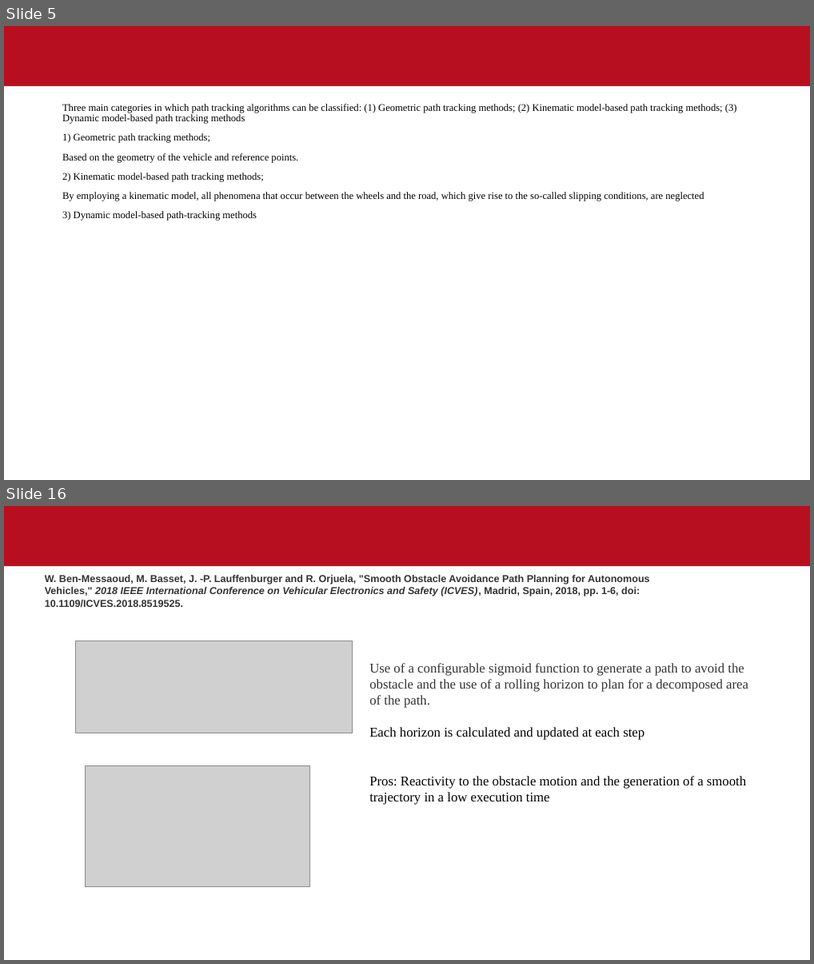
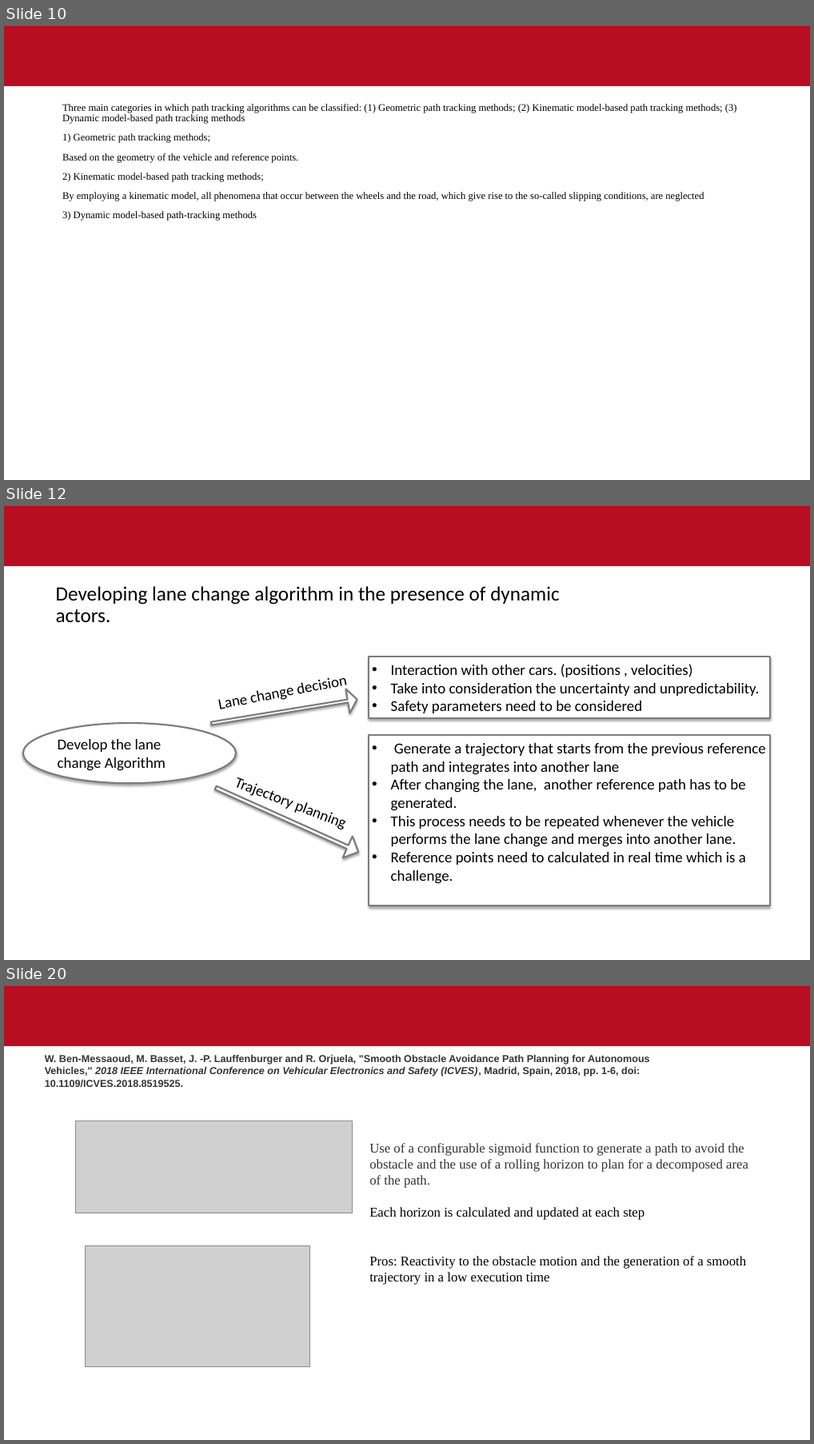
Before and after one commit to sandeepsulake96/Highway-motion-planning-using-artificial-potential-fields-with-environment-uncertainities, a slide deck: Thesis_outline.pptx. Shown one above the other, each under a label of ours: slides 5 and 16 before the commit, slides 10, 12 and 20 after it; the slides between them are not shown. The pictures are 814x964 and 814x1444 pixels, drawn with LibreOffice and Linux fonts; fonts in the diff are those of the drawing; grey boxes stand for pictures; background and template pictures are left out. Boxes give left, top, right and bottom in pixels: in the first picture for what was removed or moved away, otherwise in the second. Text is boxed around its words. In the diff, an @@ line names an element or a change of style, - is before the commit and + after.

```diff
--- a/Thesis_outline.pptx
+++ b/Thesis_outline.pptx
@@ slide 12 added at [4,506,810,960], background #FFFFFF; not listed: 1 template element that a slide beside it also shows @@
@@ title added at [56,586,559,623], 24 pt, text #000000 @@
+Developing lane change algorithm in the presence of dynamic actors.
@@ text added at [152,586,250,604], 18 pt, text #000000 @@
+Lane change decision
@@ rectangle added at [370,656,770,718], fill #FFFFFF, outline #7C7C7C 2 pt, 18 pt, text #000000 @@
+• Interaction with other cars. (positions , velocities)
+• Take into consideration the uncertainty and unpredictability.
+• Safety parameters need to be considered
@@ right arrow added at [210,688,359,735], fill #FFFFFF, outline #7C7C7C 2 pt @@
@@ ellipse added at [23,723,236,783], fill #FFFFFF, outline #7C7C7C 2 pt, 18 pt, text #000000 @@
+Develop the lane change Algorithm
@@ rectangle added at [370,735,770,906], fill #FFFFFF, outline #7C7C7C 2 pt, 18 pt, text #000000 @@
+• Generate a trajectory that starts from the previous reference path and integrates into another lane
+• After changing the lane, another reference path has to be generated.
+• This process needs to be repeated whenever the vehicle performs the lane change and merges into another lane.
+• Reference points need to calculated in real time which is a challenge.
@@ text added at [466,743,526,756], 18 pt, text #000000 @@
+Trajectory planning
@@ right arrow added at [211,776,364,863], fill #FFFFFF, outline #7C7C7C 2 pt @@
@@ what was slide 5 is now slide 10 @@
@@ what was slide 16 is now slide 20 @@
```
Also in this commit, not shown: 6 slides changed, 6 other slides added, 3 slides removed.
